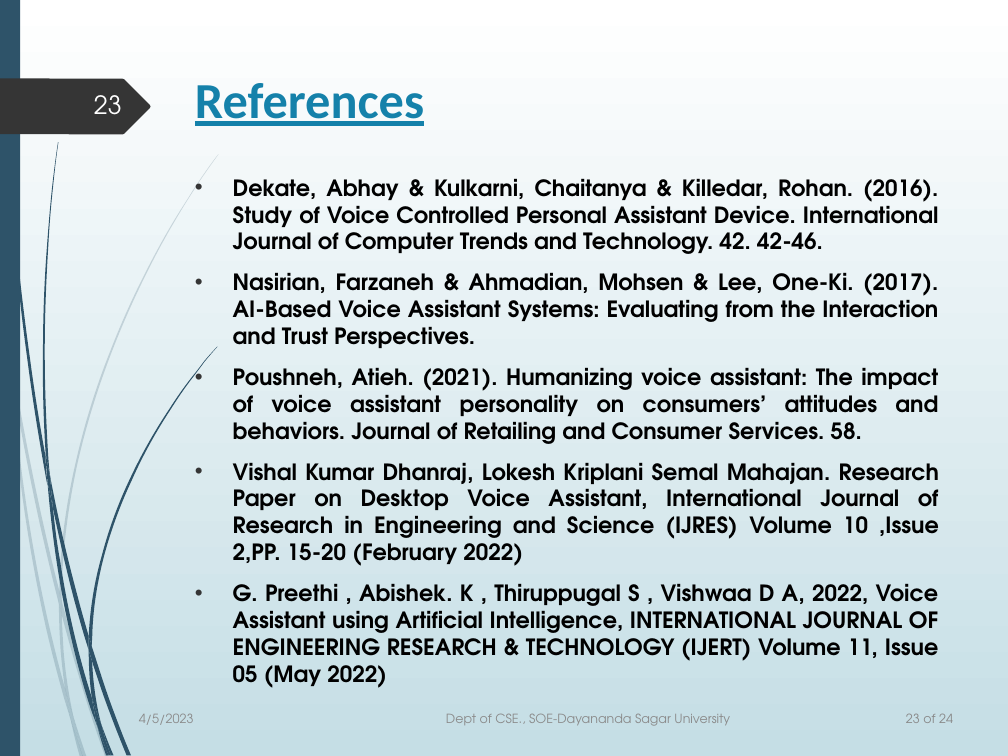
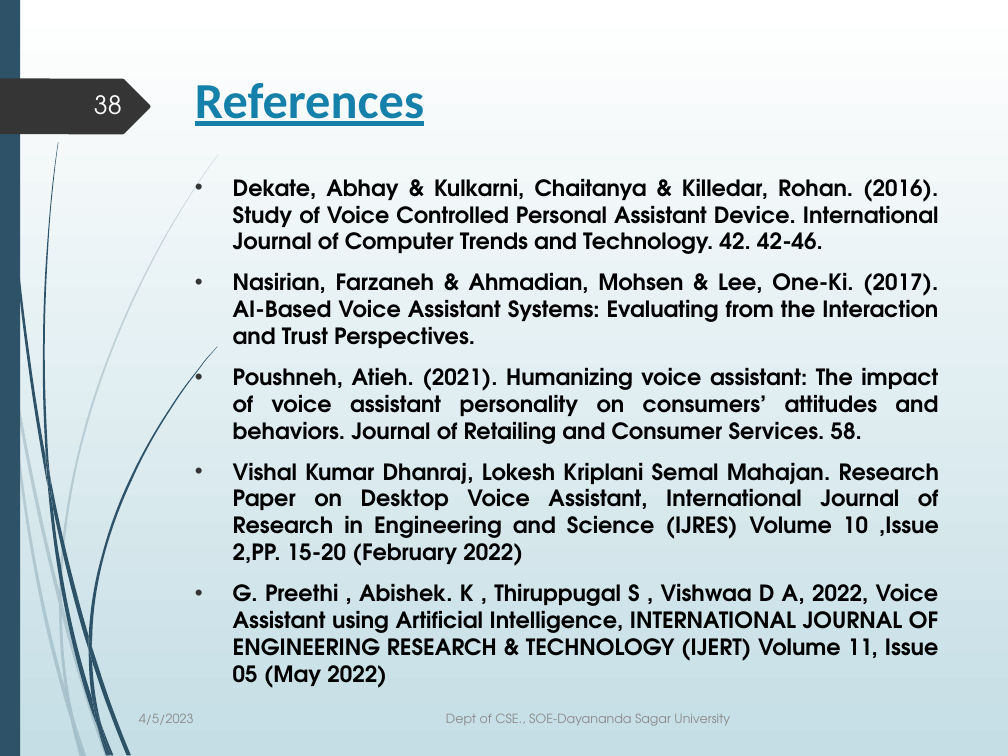
Before and after one commit to Hy-per-ion/andrew-voice-assistant, a slide deck: slide 38 of app/Personal_Robot_with_AI_enabled_Voice_Assistant.pptx (slide 23 before the commit). Drawn at 1008x756 pixels with LibreOffice and Linux fonts; fonts in the diff are those of the drawing. Boxes give left, top, right and bottom in pixels: in the first picture for what was removed or moved away, otherwise in the second. Text is boxed around its words. In the diff, an @@ line names an element or a change of style, - is before the commit and + after.

```diff
--- a/app/Personal_Robot_with_AI_enabled_Voice_Assistant.pptx
+++ b/app/Personal_Robot_with_AI_enabled_Voice_Assistant.pptx
@@ page number at box(94, 95, 122, 115): text changed @@
-23
+38
@@ page number removed at box(906, 713, 953, 723) @@
-23 of 24
```
Also in this commit, not shown: 17 other slides changed, 15 slides added.
